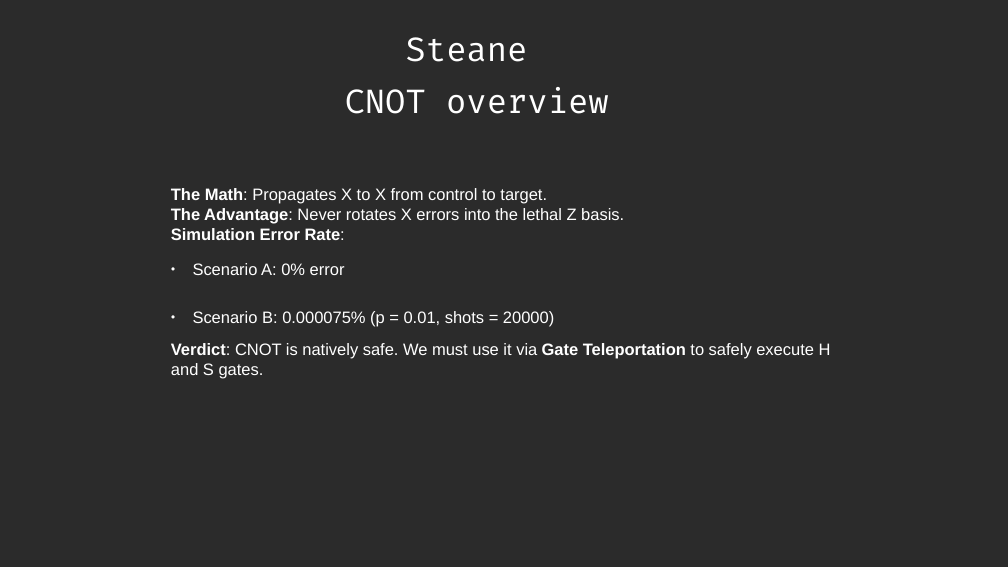
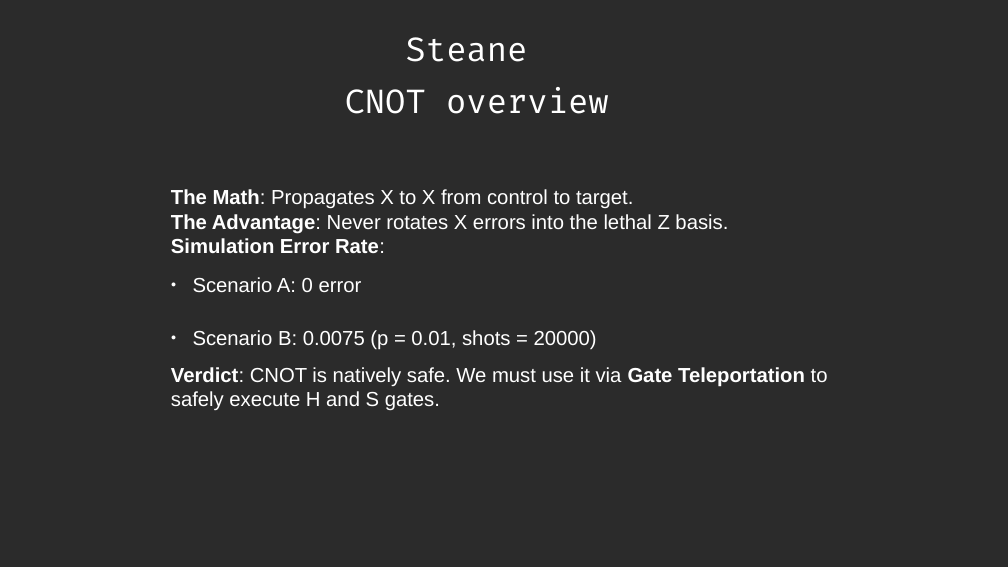
Before and after one commit to DanieleSalvi2810/QPFL_Hackathon_2026_Alice_and_Bob_Quantum_Icing, a slide deck: slide 29 of team-quantum_icing/presentation.odp (slide 28 before the commit). Drawn at 1008x567 pixels with LibreOffice and Linux fonts; fonts in the diff are those of the drawing; background and template pictures are left out; a plain dark background stands for a picture behind light text. Boxes give left, top, right and bottom in pixels: in the first picture for what was removed or moved away, otherwise in the second. Text is boxed around its words. In the diff, an @@ line names an element or a change of style, - is before the commit and + after.

```diff
--- a/team-quantum_icing/presentation.odp
+++ b/team-quantum_icing/presentation.odp
@@ text at bbox=[171, 189, 828, 411]: size 13 to 16 pt in "The Math: Propagates X to X from ...", "The Advantage: Never rotates X errors into ...", "Simulation Error Rate:", "Verdict: CNOT is natively safe. We must ..." @@
@@ text at bbox=[193, 277, 597, 350]: text changed; size 13 to 16 pt @@
-● Scenario A: 0% error
-● Scenario B: 0.000075% (p = 0.01, shots = 20000)
+● Scenario A: 0 error
+● Scenario B: 0.0075 (p = 0.01, shots = 20000)
```
Also in this commit, not shown: 7 other slides changed, 2 slides added, 1 slide removed, 1 other file.
